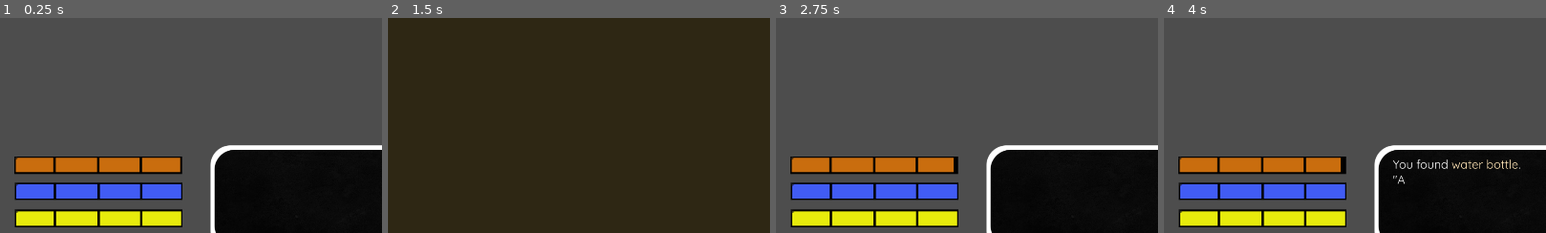
Above: before the commit, frames 1-4 (left to right).
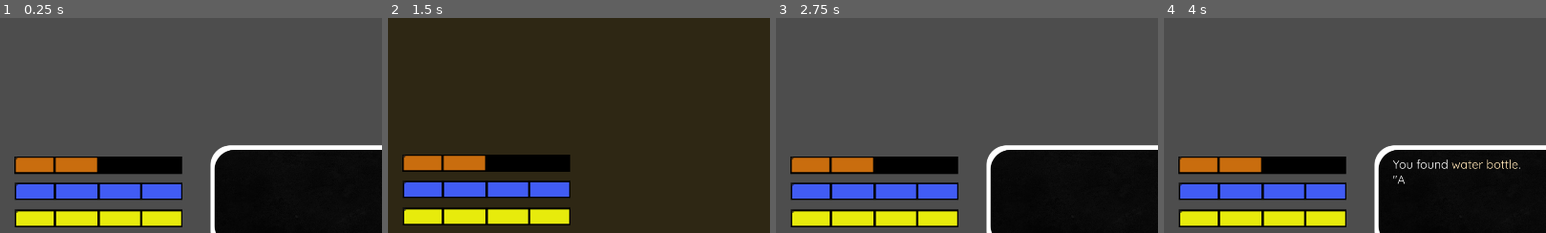
Above: after the commit, the same moments.

Repository: Peafowll/They-Left-Me
Game: Godot game, scene res://Objects/travel_mode.tscn
The game is run twice, just before and just after one commit, with the same random seed, the same clock (stepped at 60 frames per second) and the same inputs. The engine's default icon, where the game draws it, is replaced by a stand-in: a white triangle on a blue panel in a dark square.
Inputs (mouse positions are % of the whole screen's width and height, from its top left):
- Up to frame 1 (0.25 s): no input
- Up to frame 2 (1.5 s): click (7, 10) at 0.5 s; click (2, 86) at 1.27 s
- Up to frame 3 (2.75 s): click "Shreck" at 2 s
- Up to frame 4 (4 s): click "Water" at 2.75 s; click "Food" at 3.5 s
The pictures show only the part of the screen within x 0-50%, y 41-91%; the shares and areas given below are measured in that part.

The runs differ from the first frame. In frame 1, 1.5% of the frame differs, in the area x 26-48%, y 64-72%; in frame 2, 11%, in the area x 3-48%, y 63-97%; in frame 3, 1.4%; in frame 4, 1.4%.

Commit message:
Item consumption now changes bars
energy, thirst, and hunger bars in inventory screen now.
Player method that consumes items, changing player stats based on item properties

Diff:
--- a/Objects/inventory.gd
+++ b/Objects/inventory.gd
@@ -3,6 +3,17 @@
 @onready var vbox = $Panel/VBoxContainer
 @onready var item_row_default = $Panel/VBoxContainer/ItemRow
 
+
+
+@onready var energy_bar: ProgressBar = $EnergyBar
+@onready var thirst_bar: ProgressBar = $ThirstBar
+@onready var hunger_bar: ProgressBar = $HungerBar
+
+
+func _process(_delta: float) -> void:
+	energy_bar.value = Player.energy
+	hunger_bar.value = Player.hunger
+	thirst_bar.value = Player.thirst
 
 func _ready():
 	item_row_default.hide()
@@ -49,6 +60,10 @@
 		item_row.show()
 		vbox.add_child(item_row)
 
+	# FOR THE LOVE OF ALL THAT IS HOLY , JUST ADD A CONSUMABLE OBJECT TO THIS SHIT
+
+
+
 func toggle_inventory():
 	visible = not visible
 	if visible:
--- a/Objects/inventory.tscn
+++ b/Objects/inventory.tscn
@@ -1,12 +1,37 @@
-[gd_scene load_steps=6 format=3 uid="uid://lhdp4xqlabt8"]
+[gd_scene load_steps=10 format=3 uid="uid://lhdp4xqlabt8"]
 
 [ext_resource type="Script" uid="uid://dcwv35s7k4av" path="res://Objects/inventory.gd" id="1_uwsja"]
 [ext_resource type="Script" uid="uid://brif5eptj7lho" path="res://Objects/item_ui.gd" id="2_30xvo"]
 [ext_resource type="Texture2D" uid="uid://cegclh44m5ssm" path="res://icon.svg" id="2_33ull"]
 [ext_resource type="FontFile" uid="uid://drd2x6n6tumik" path="res://Objects/Themes/Quicksand-Regular.ttf" id="2_ogkbk"]
+[ext_resource type="PackedScene" uid="uid://3moepcq27gcb" path="res://Objects/stat_bar.tscn" id="5_uj6eu"]
 
 [sub_resource type="StyleBoxFlat" id="StyleBoxFlat_uwsja"]
 bg_color = Color(0.18, 0.1536, 0.081, 1)
+
+[sub_resource type="StyleBoxFlat" id="StyleBoxFlat_gnudj"]
+bg_color = Color(0.905433, 0.92, 0.046, 1)
+border_width_left = 4
+border_width_top = 4
+border_width_right = 4
+border_width_bottom = 4
+border_color = Color(0, 0, 0, 1)
+
+[sub_resource type="StyleBoxFlat" id="StyleBoxFlat_swd4b"]
+bg_color = Color(0.254582, 0.361304, 0.954217, 1)
+border_width_left = 4
+border_width_top = 4
+border_width_right = 4
+border_width_bottom = 4
+border_color = Color(0, 0, 0, 1)
+
+[sub_resource type="StyleBoxFlat" id="StyleBoxFlat_1yaxp"]
+bg_color = Color(0.788218, 0.427558, 0.0542548, 1)
+border_width_left = 4
+border_width_top = 4
+border_width_right = 4
+border_width_bottom = 4
+border_color = Color(0, 0, 0, 1)
 
 [node name="Inventory" type="Control"]
 layout_mode = 3
@@ -113,5 +138,26 @@
 offset_right = 1895.0
 offset_bottom = 362.0
 
+[node name="EnergyBar" parent="." instance=ExtResource("5_uj6eu")]
+offset_left = 37.0
+offset_top = 928.0
+offset_right = 459.0
+offset_bottom = 972.0
+theme_override_styles/fill = SubResource("StyleBoxFlat_gnudj")
+
+[node name="ThirstBar" parent="." instance=ExtResource("5_uj6eu")]
+offset_left = 37.0
+offset_top = 860.0
+offset_right = 459.0
+offset_bottom = 904.0
+theme_override_styles/fill = SubResource("StyleBoxFlat_swd4b")
+
+[node name="HungerBar" parent="." instance=ExtResource("5_uj6eu")]
+offset_left = 36.0
+offset_top = 794.0
+offset_right = 458.0
+offset_bottom = 838.0
+theme_override_styles/fill = SubResource("StyleBoxFlat_1yaxp")
+
 [connection signal="pressed" from="Panel/VBoxContainer/ItemRow/ItemUI/ConsumeButton" to="Panel/VBoxContainer/ItemRow/ItemUI" method="_on_consume_button_pressed"]
 [connection signal="pressed" from="Close Inventory button" to="." method="toggle_inventory"]
--- a/Objects/item_ui.gd
+++ b/Objects/item_ui.gd
@@ -3,5 +3,5 @@
 
 
 func _on_consume_button_pressed() -> void:
-	Player.remove_item(get_node("ConsumeButton").get_meta("SourceItemName"))
+	Player.consume_item(get_node("ConsumeButton").get_meta("SourceItemName"))
 	get_node("../../../..").refresh_inventory()
--- a/Objects/player.gd
+++ b/Objects/player.gd
@@ -1,14 +1,15 @@
 extends Node2D
 # Player Stats
-@export_range(0,100) var hunger : float = 100
+@export_range(0,100) var hunger : float = 50
 @export_range(0,100) var thirst : float = 100
 @export_range(0,100) var energy : float = 100
 @export_range(0,100) var sanity : float = 100
 
 var rng = RandomNumberGenerator.new()
-var inventory : Dictionary = {}
+@export var inventory : Dictionary = {}
 func _process(_delta: float) -> void:
-	hunger-=0.01
+	pass
+	#hunger
 	#TextBox.textbox.display_text(str(rng.randf_range(0,999999999999999)))
 
 func remove_item(name : String):
@@ -18,3 +19,11 @@
 				inventory.erase(item)
 			else:
 				inventory[item]-=1
+
+func consume_item(name : String):
+	remove_item(name)
+	var item_object = ItemDatabase.get_item(name)
+	energy += item_object.energy_fill
+	thirst += item_object.thirst_fill
+	hunger += item_object.food_fill
+	sanity += item_object.sanity_fill
